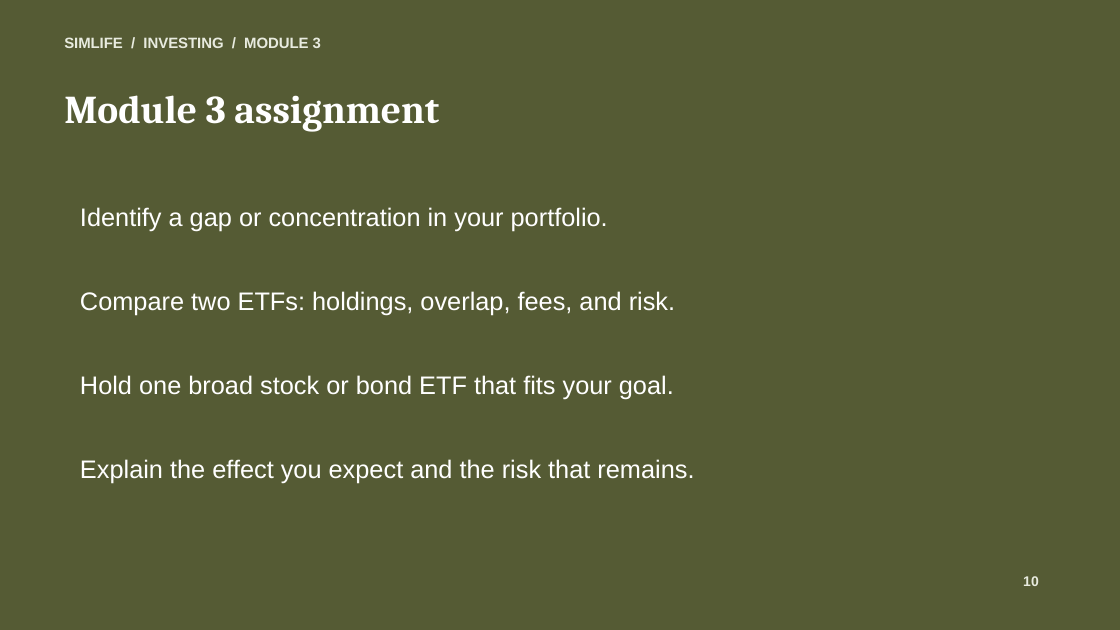
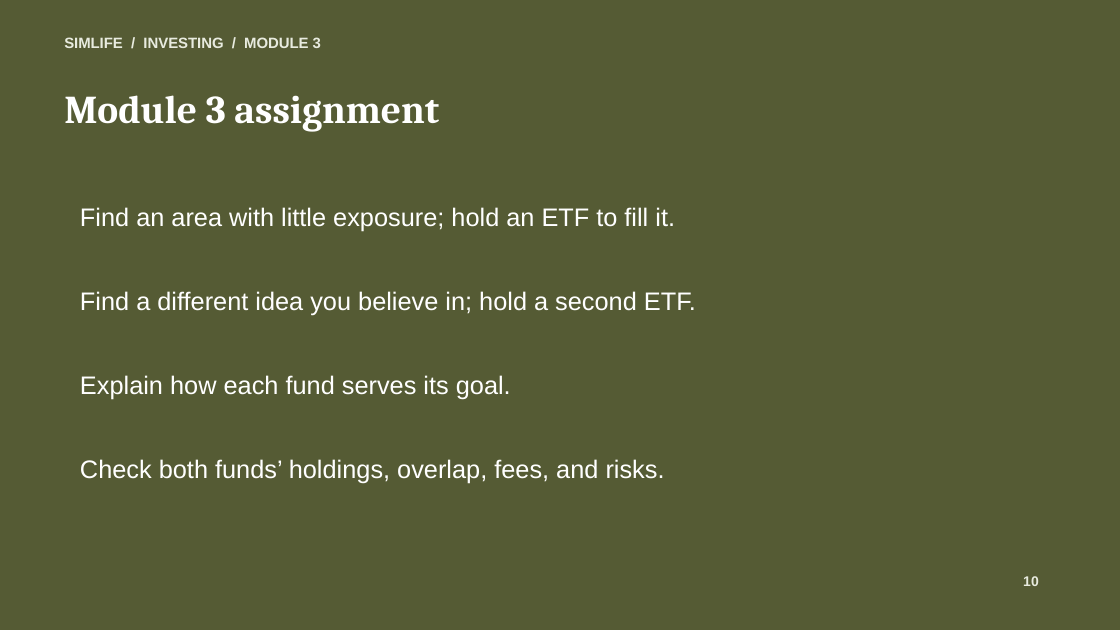
Before and after one commit to JML999/simlife-classroom, a slide deck: slide 10 of docs/module3-etfs/output/Module_3_ETFs_Lesson.pptx. Drawn at 1120x630 pixels with LibreOffice and Linux fonts; fonts in the diff are those of the drawing. Boxes give left, top, right and bottom in pixels: in the first picture for what was removed or moved away, otherwise in the second. Text is boxed around its words. In the diff, an @@ line names an element or a change of style, - is before the commit and + after.

Commit message:
Make Module 3 a two-ETF portfolio mission

```diff
--- a/docs/module3-etfs/output/Module_3_ETFs_Lesson.pptx
+++ b/docs/module3-etfs/output/Module_3_ETFs_Lesson.pptx
@@ text at [80,207,675,231]: text changed @@
-Identify a gap or concentration in your portfolio.
+Find an area with little exposure; hold an ETF to fill it.
@@ text at [80,291,696,315]: text changed @@
-Compare two ETFs: holdings, overlap, fees, and risk.
+Find a different idea you believe in; hold a second ETF.
@@ text at [80,375,511,399]: text changed @@
-Hold one broad stock or bond ETF that fits your goal.
+Explain how each fund serves its goal.
@@ text at [80,459,665,483]: text changed @@
-Explain the effect you expect and the risk that remains.
+Check both funds’ holdings, overlap, fees, and risks.
```
Also in this commit, not shown: 4 other slides changed, 8 other files.
